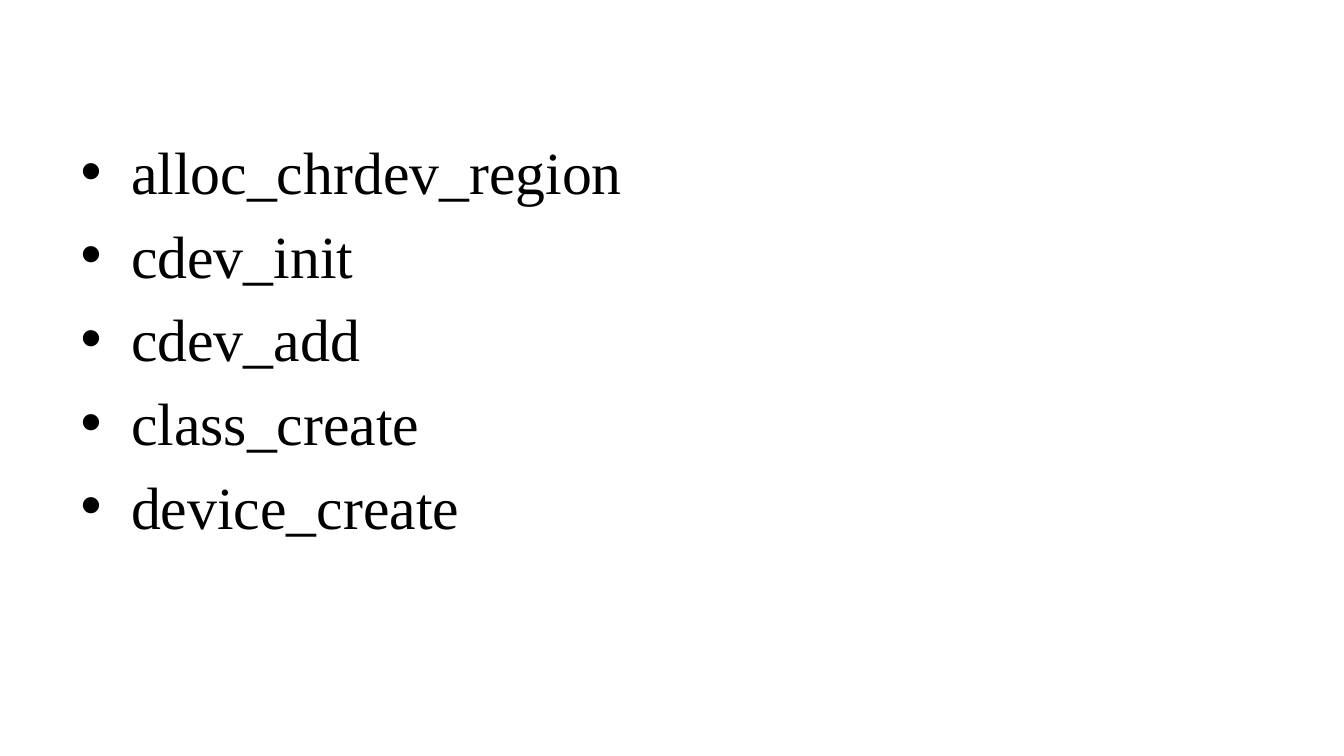
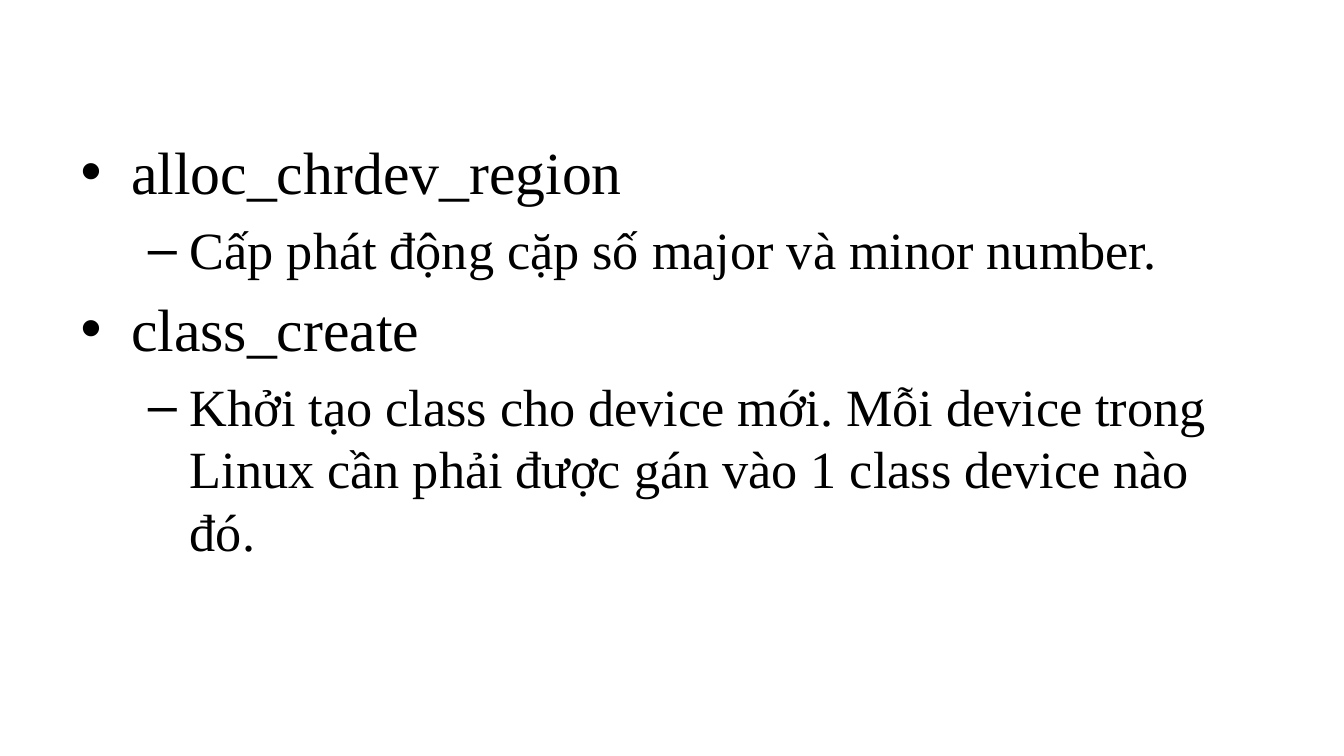
Before and after one commit to phuthodien/training_linux_embedded_v2, a slide deck: slide 6 of bai 4/Character device driver.pptx. Drawn at 1344x756 pixels with LibreOffice and Linux fonts; fonts in the diff are those of the drawing; background and template pictures are left out. Boxes give left, top, right and bottom in pixels: in the first picture for what was removed or moved away, otherwise in the second. Text is boxed around its words. In the diff, an @@ line names an element or a change of style, - is before the commit and + after.

Commit message:
update source code device tree
update source code device tree

```diff
--- a/bai 4/Character device driver.pptx
+++ b/bai 4/Character device driver.pptx
@@ text at bbox=[190, 231, 1157, 280]: text changed; size 32 to 28 pt @@
-• cdev_init
-• cdev_add
+  – Cấp phát động cặp số major và minor number.
@@ text at bbox=[190, 387, 1206, 552]: text changed; size 32 to 28 pt @@
-• device_create
+  – Khởi tạo class cho device mới. Mỗi device trong Linux cần phải được gán vào 1 class device nào đó.
```
Also in this commit, not shown: 1 other slide changed, 2 slides added, 4 other files.
